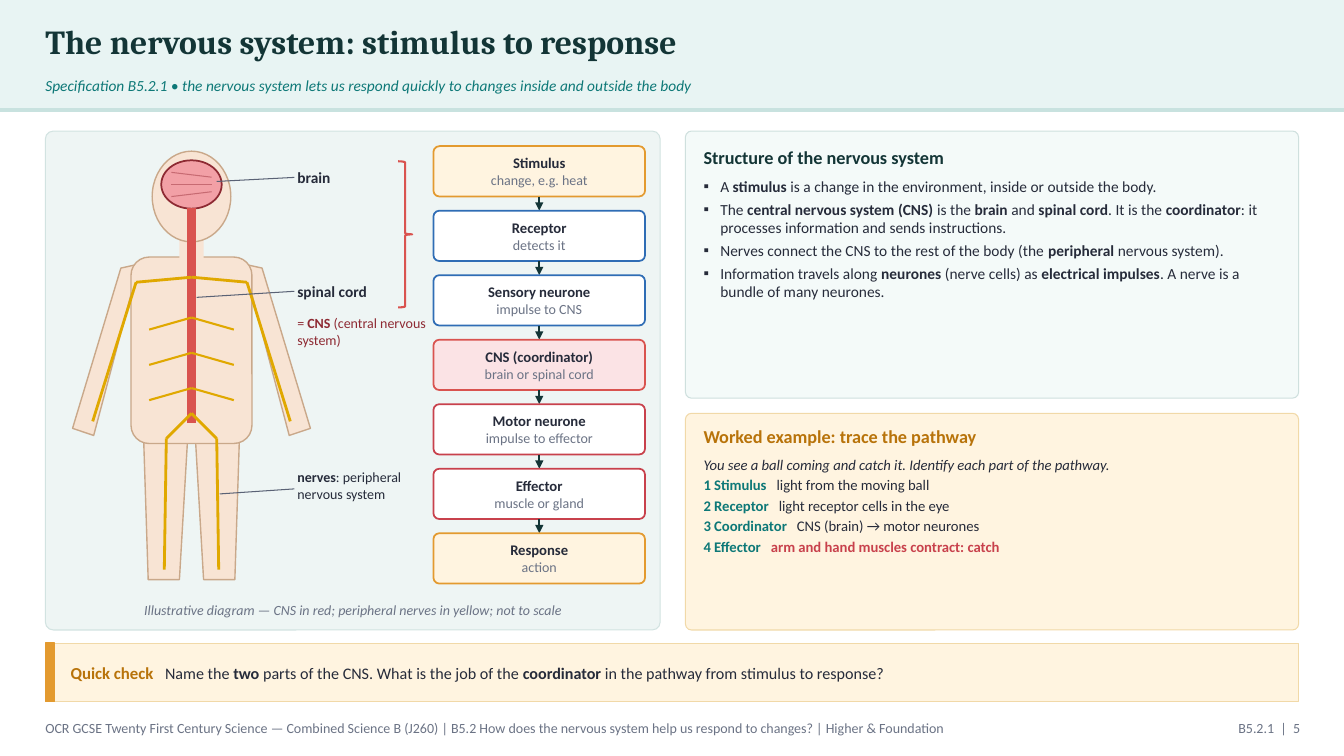
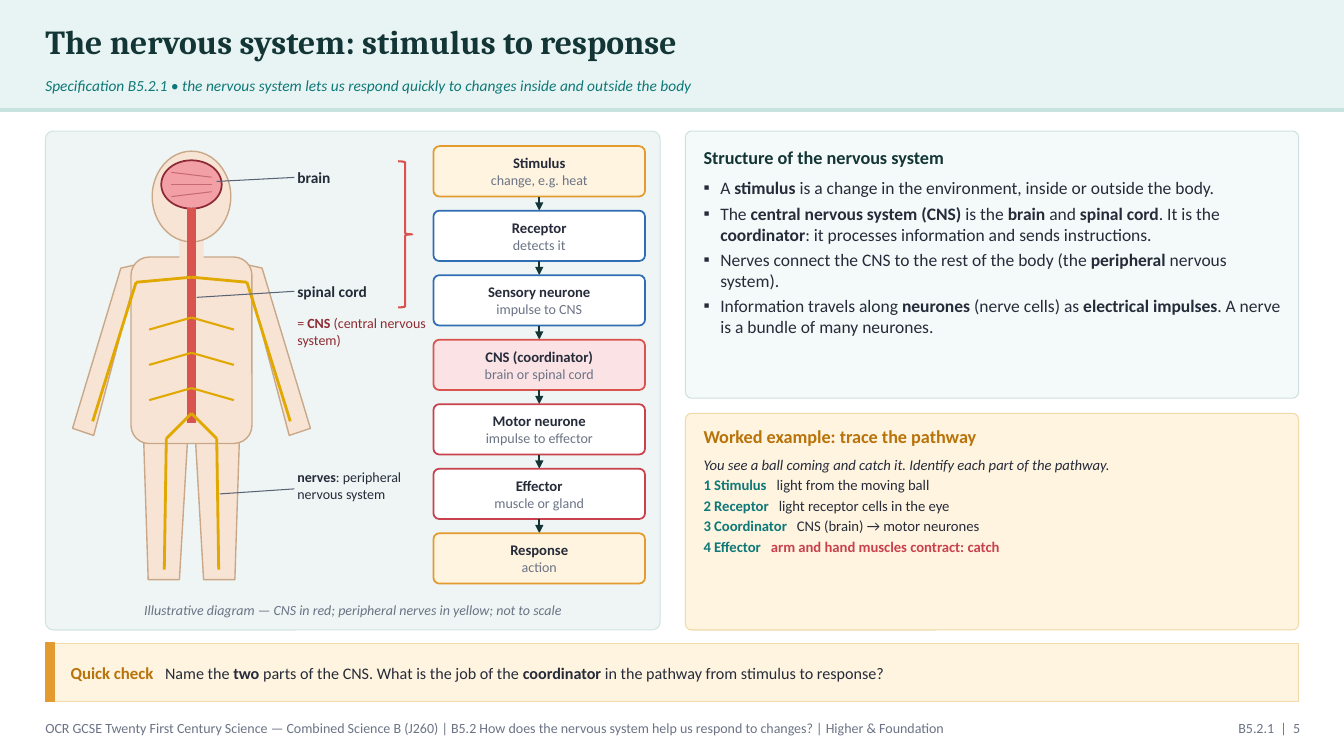
Before and after one commit to pstephenphilip-ship-it/Piri-MBBS, a slide deck: slide 5 of gcse-slides/ocr-biology/OCR21C_B5.2_NervousSystem_Combined.pptx. Drawn at 1344x756 pixels with LibreOffice and Linux fonts; fonts in the diff are those of the drawing. Boxes give left, top, right and bottom in pixels: in the first picture for what was removed or moved away, otherwise in the second. Text is boxed around its words. In the diff, an @@ line names an element or a change of style, - is before the commit and + after.

```diff
--- a/gcse-slides/ocr-biology/OCR21C_B5.2_NervousSystem_Combined.pptx
+++ b/gcse-slides/ocr-biology/OCR21C_B5.2_NervousSystem_Combined.pptx
@@ text "A stimulus is a change ..." at <box>720,181,1281,336</box>: size 11 to 12.5 pt @@
```
Also in this commit, not shown: 6 other slides changed, 2 other files.
